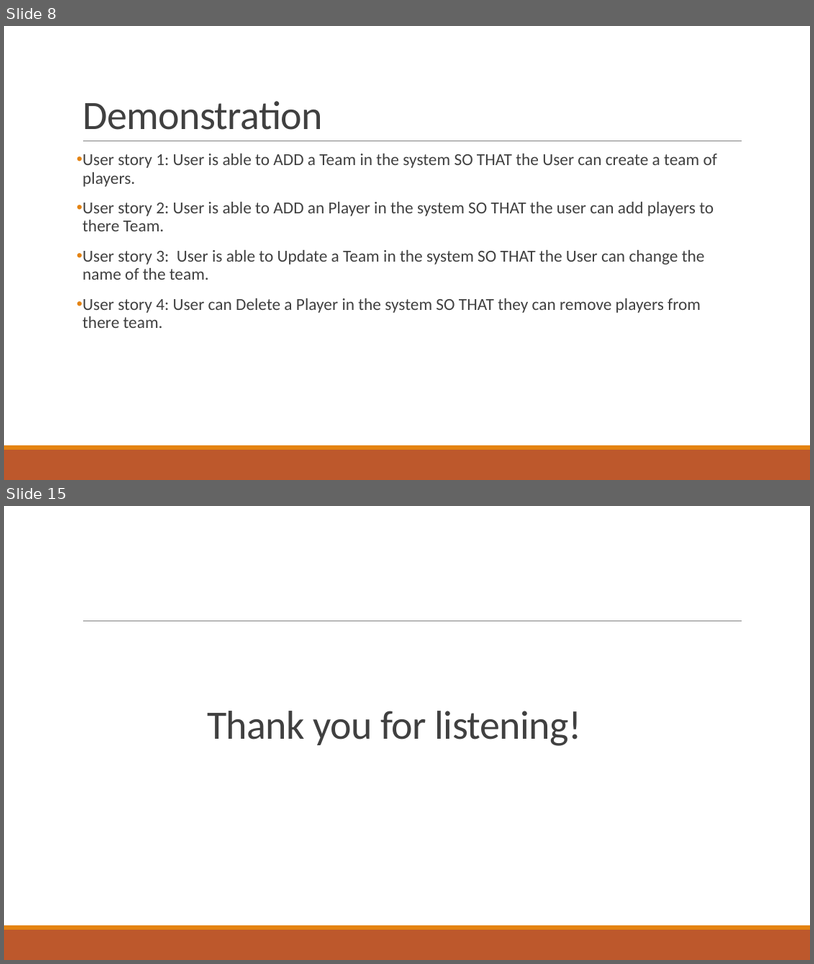
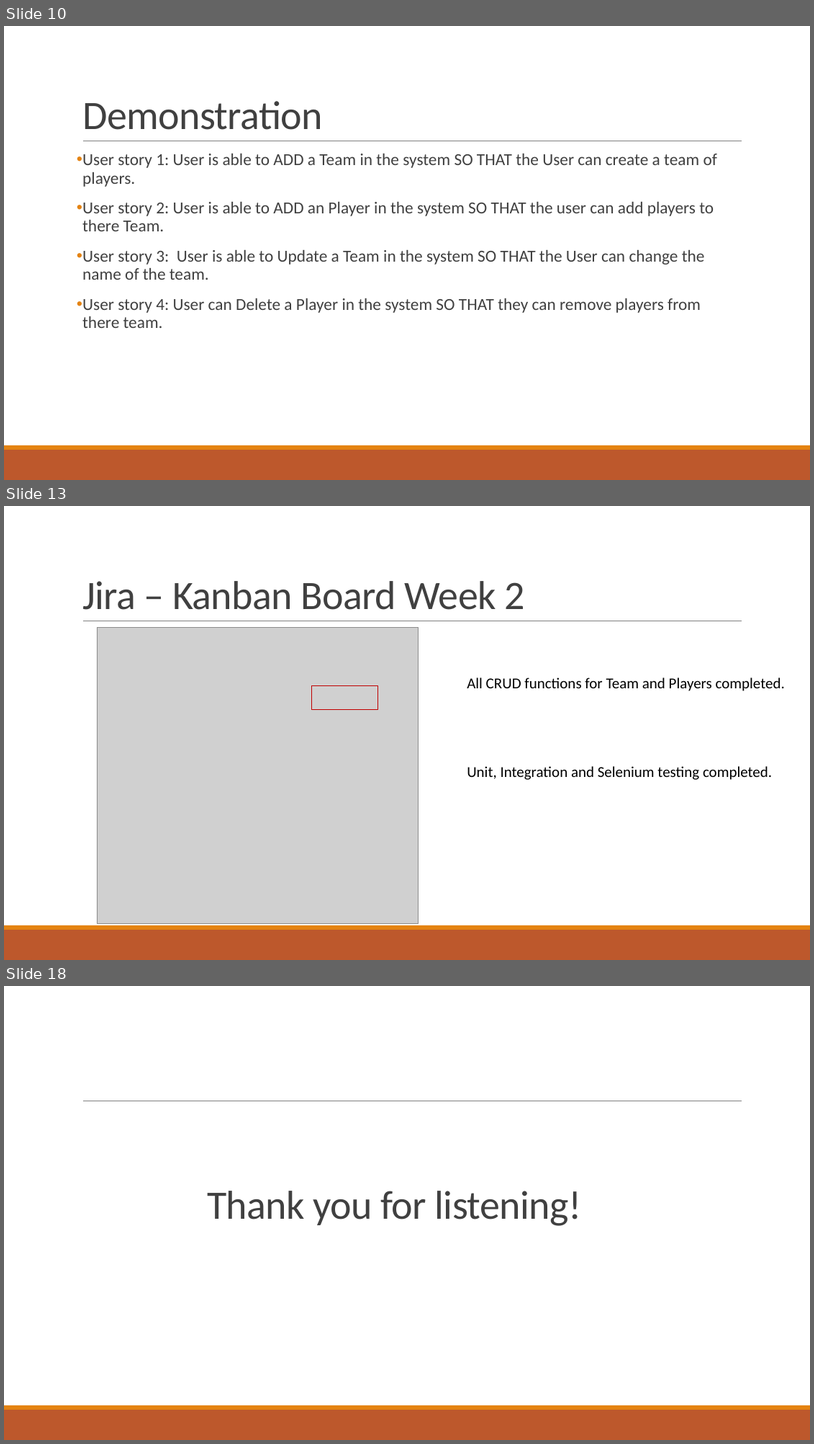
Before and after one commit to HaarismoghalQA/HobbyProject, a slide deck: Documentation/HobbyProject.pptx. Shown one above the other, each under a label of ours: slides 8 and 15 before the commit, slides 10, 13 and 18 after it; the slides between them are not shown. The pictures are 814x964 and 814x1444 pixels, drawn with LibreOffice and Linux fonts; fonts in the diff are those of the drawing; grey boxes stand for pictures. Boxes give left, top, right and bottom in pixels: in the first picture for what was removed or moved away, otherwise in the second. Text is boxed around its words. In the diff, an @@ line names an element or a change of style, - is before the commit and + after.

Commit message:
fixing selenium tests

```diff
--- a/Documentation/HobbyProject.pptx
+++ b/Documentation/HobbyProject.pptx
@@ slide 13 added at (4,506,810,960), background #FFFFFF; not listed: 3 template elements that a slide beside it also shows @@
@@ title added at (82,581,525,610), 48 pt, text #404040 @@
+Jira – Kanban Board Week 2
@@ picture added at (97,627,419,923) @@
@@ text added at (467,677,785,691), 18 pt, text #000000 @@
+All CRUD functions for Team and Players completed.
@@ rectangle added at (312,686,378,709), outline #C00000 1.25 pt @@
@@ text added at (467,766,772,780), 18 pt, text #000000 @@
+Unit, Integration and Selenium testing completed.
@@ what was slide 8 is now slide 10 @@
@@ what was slide 15 is now slide 18 @@
```
Also in this commit, not shown: 7 slides changed, 3 other slides added, 1 slide removed, 8 other files.
